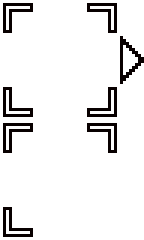
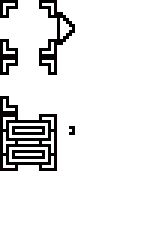
Layers edited between the first and the second 144×240 image:
hid "Inv2" (1st of 3) over 3, 123, 117, 237
added layer "Sel3" above "Sel2" over 69, 126, 75, 135
added layer "Sel2" above "Sel" over 57, 12, 75, 45
hid "Sel" over 120, 36, 144, 84
added layer "Inv3 拷贝" above "Inv3" over 9, 207, 12, 216
added layer "Inv3" above "Inv2" over 0, 114, 57, 171
added layer "Inv2" (2nd of 3) above "Inv2" over 0, 57, 57, 114
added layer "Inv2" (3rd of 3) above "Inv1" over 39, 39, 57, 57
painted on "Inv1" over 0, 0, 117, 117
